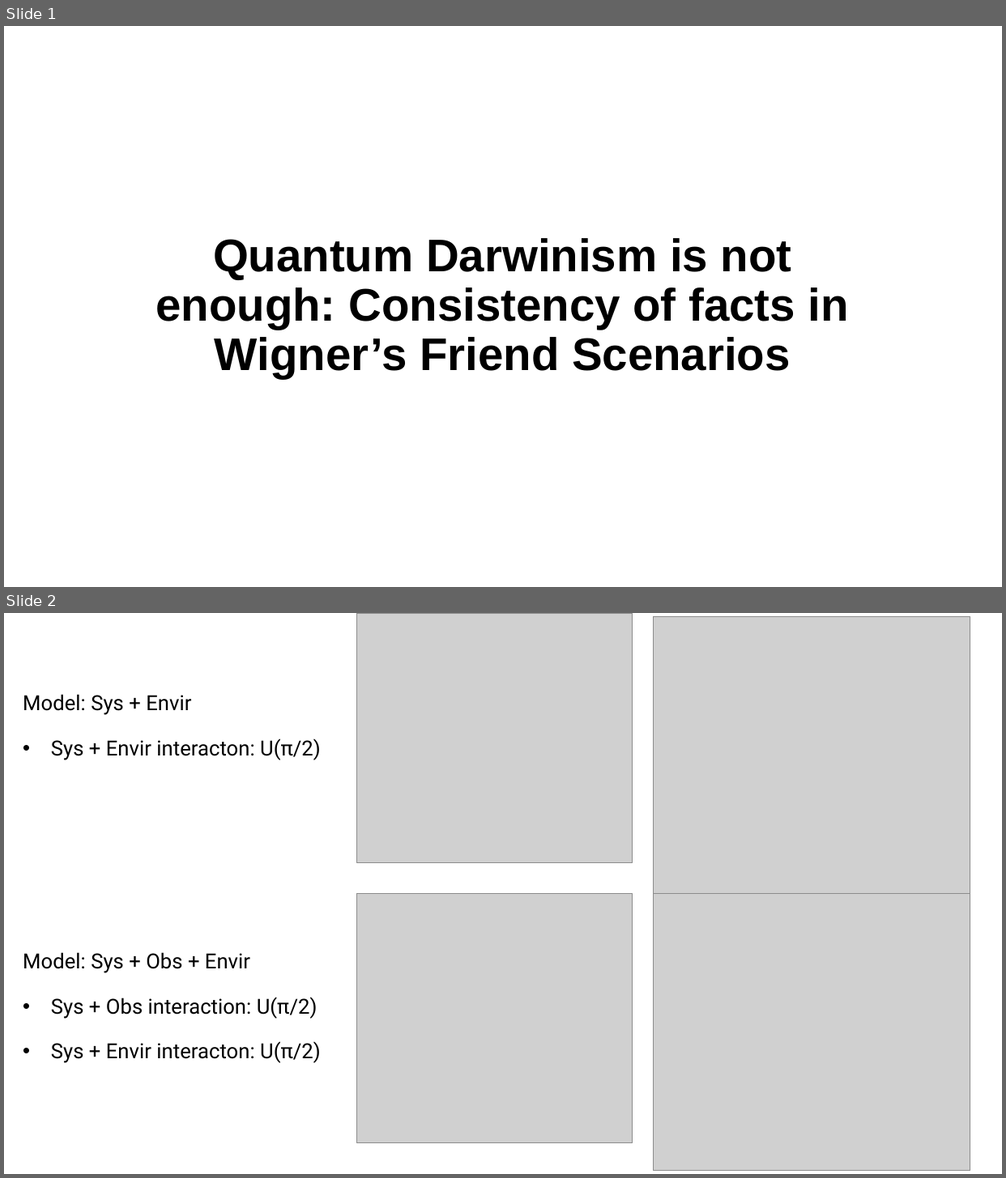
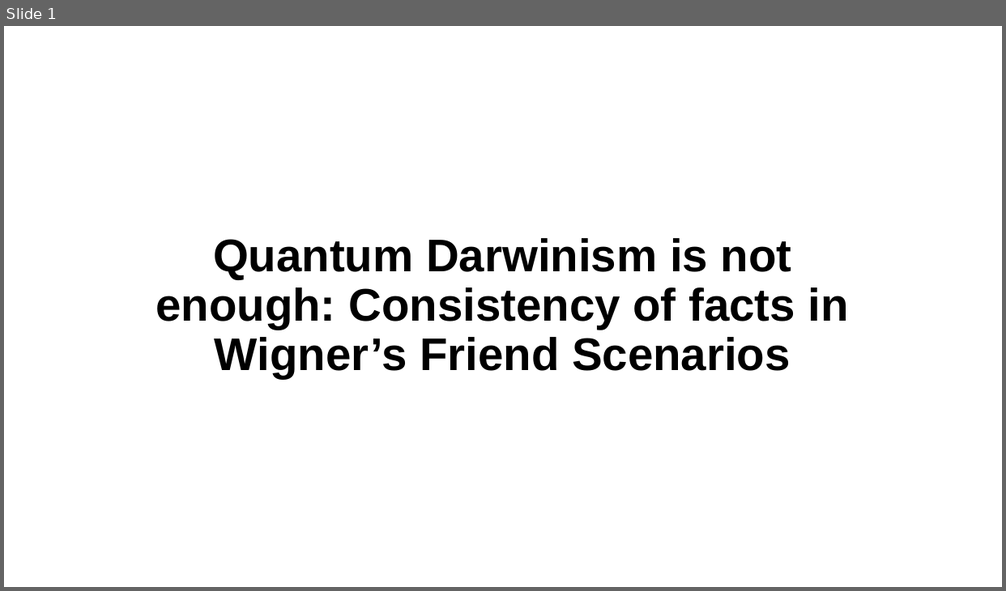
Before and after one commit to PHUHUUTRANDON/Quantum-Darwinism, a slide deck: Decoherence.pptx. Shown one above the other, each under a label of ours: slides 1 and 2 before the commit, slide 1 after it. The pictures are 1006x1178 and 1006x591 pixels, drawn with LibreOffice and Linux fonts; fonts in the diff are those of the drawing; grey boxes stand for pictures. Boxes give left, top, right and bottom in pixels: in the first picture for what was removed or moved away, otherwise in the second. Text is boxed around its words. In the diff, an @@ line names an element or a change of style, - is before the commit and + after.

```diff
--- a/Decoherence.pptx
+++ b/Decoherence.pptx
@@ slide 2 removed at (4, 613, 1002, 1174), background #FFFFFF @@
@@ picture removed at (356, 613, 633, 863) @@
@@ picture removed at (654, 617, 971, 894) @@
@@ text removed at (23, 694, 321, 760) @@
-Model: Sys + Envir
-• Sys + Envir interacton: U(π/2)
@@ picture removed at (356, 894, 633, 1144) @@
@@ picture removed at (654, 894, 971, 1171) @@
@@ text removed at (23, 952, 321, 1063) @@
-Model: Sys + Obs + Envir
-• Sys + Obs interaction: U(π/2)
-• Sys + Envir interacton: U(π/2)
```
Also in this commit, not shown: 3 slides added, 7 other slides removed, 2 other files.
